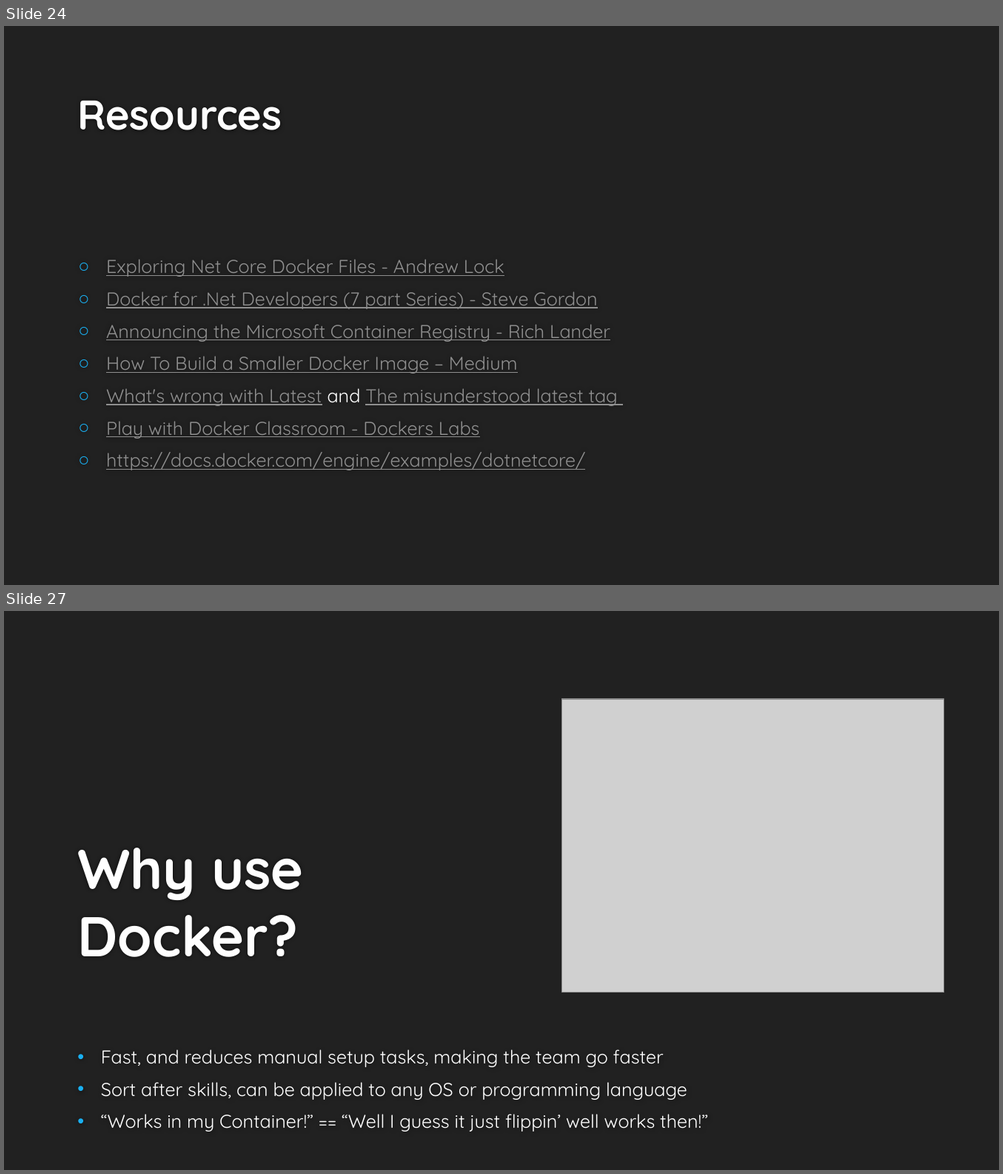
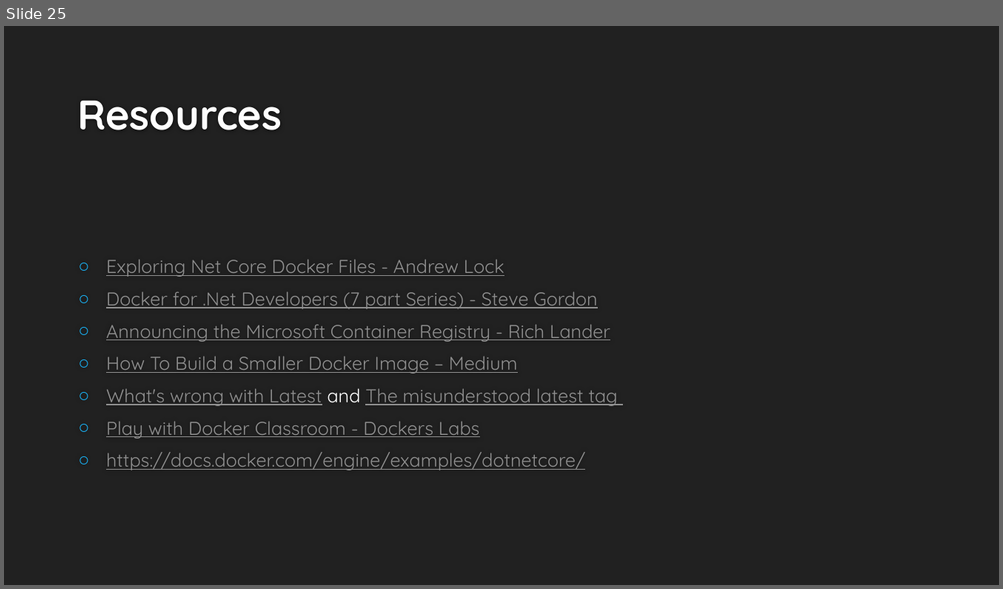
Before and after one commit to dcook-net/DockerisingDotNetAppsTalk, a slide deck: Dockerising .Net Applications v2.pptx. Shown one above the other, each under a label of ours: slides 24 and 27 before the commit, slide 25 after it; the slides between them are not shown. The pictures are 1003x1174 and 1003x589 pixels, drawn with LibreOffice and Linux fonts; fonts in the diff are those of the drawing; grey boxes stand for pictures; background and template pictures are left out. Boxes give left, top, right and bottom in pixels: in the first picture for what was removed or moved away, otherwise in the second. Text is boxed around its words. In the diff, an @@ line names an element or a change of style, - is before the commit and + after.

```diff
--- a/Dockerising .Net Applications v2.pptx
+++ b/Dockerising .Net Applications v2.pptx
@@ slide 27 removed at [4, 611, 999, 1170], background #212121 @@
@@ picture removed at [562, 699, 944, 993] @@
@@ title removed at [77, 848, 304, 957] @@
-Why use
-Docker?
@@ subtitle removed at [101, 1050, 708, 1132] @@
-• Fast, and reduces manual setup tasks, making the team go faster
-• Sort after skills, can be applied to any OS or programming language
-• “Works in my Container!” == “Well I guess it just flippin’ well works then!”
@@ what was slide 24 is now slide 25 @@
```
Also in this commit, not shown: 3 slides changed, 1 slide added, 8 other slides removed, 1 other file.
